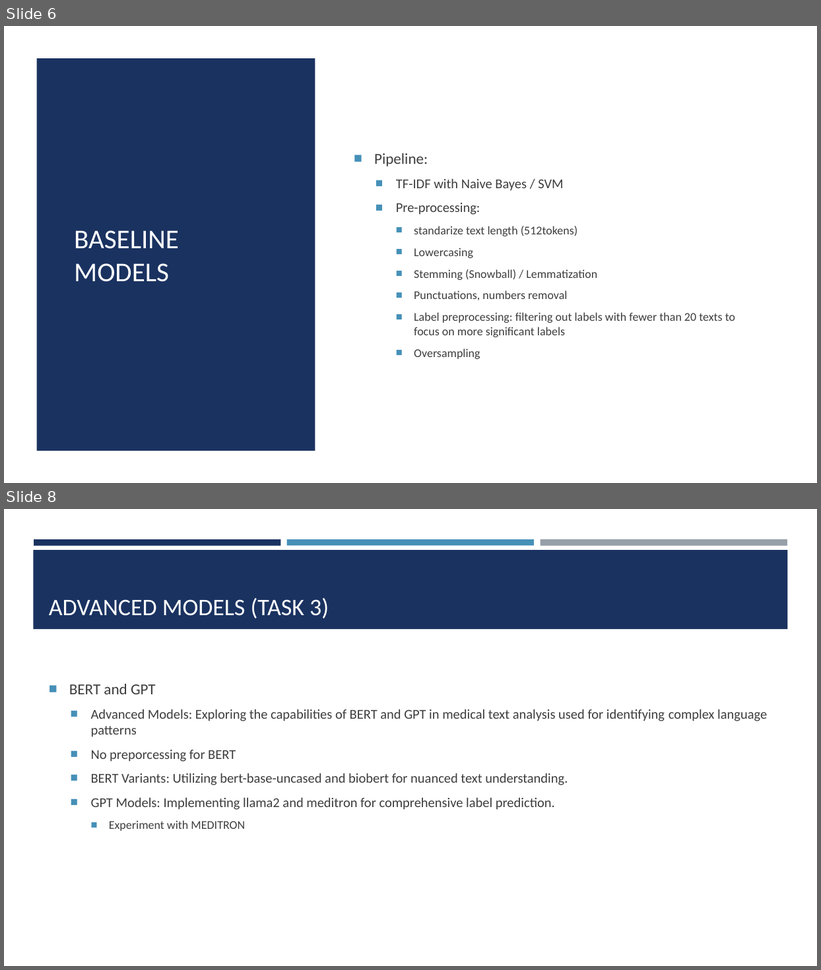
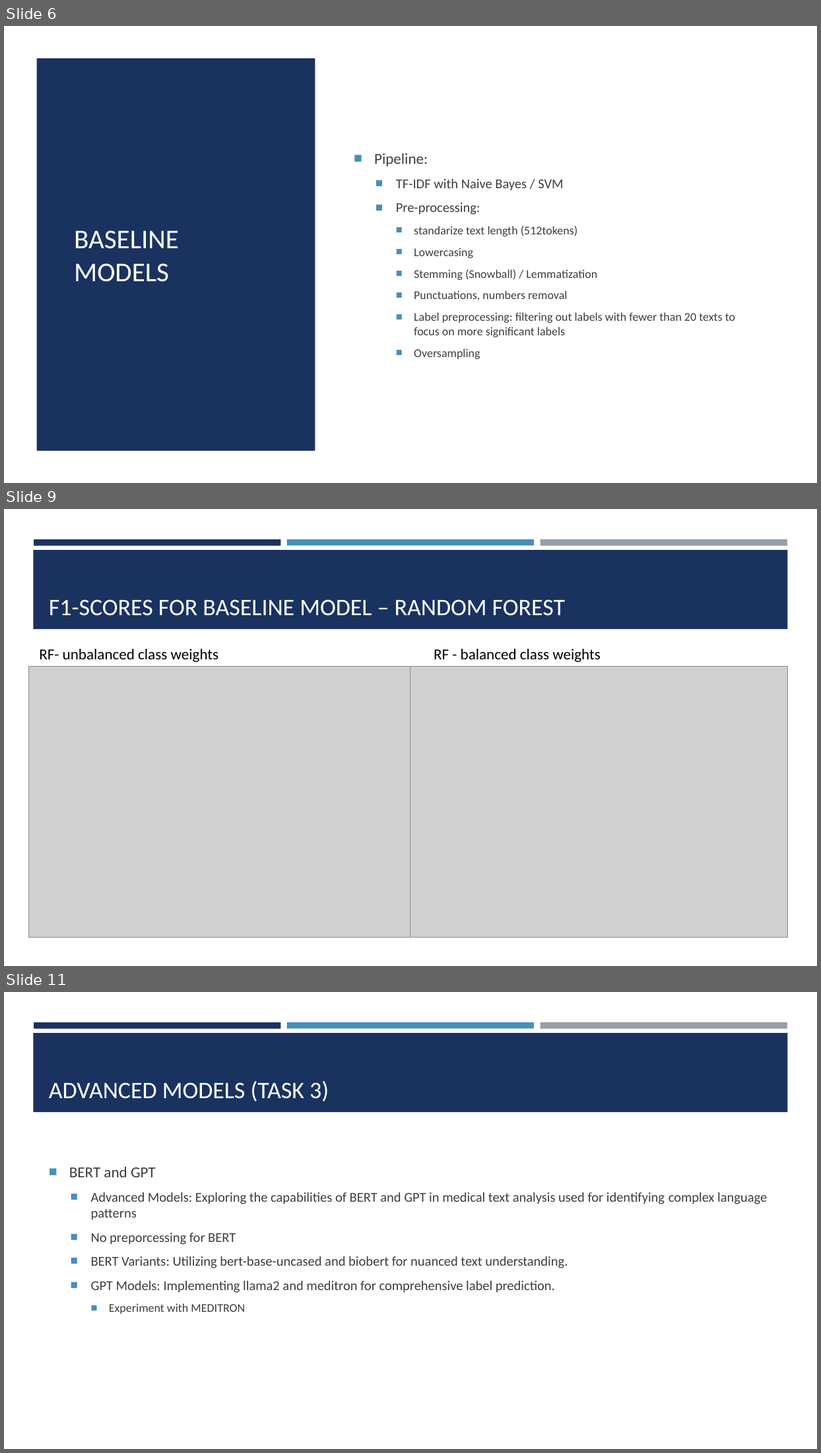
Before and after one commit to josefweibel/nlp-medical-project, a slide deck: presentations/Final Presentation.pptx. Shown one above the other, each under a label of ours: slides 6 and 8 before the commit, slides 6, 9 and 11 after it; the slides between them are not shown. The pictures are 821x970 and 821x1453 pixels, drawn with LibreOffice and Linux fonts; fonts in the diff are those of the drawing; grey boxes stand for pictures. Boxes give left, top, right and bottom in pixels: in the first picture for what was removed or moved away, otherwise in the second. Text is boxed around its words. In the diff, an @@ line names an element or a change of style, - is before the commit and + after.

```diff
--- a/presentations/Final Presentation.pptx
+++ b/presentations/Final Presentation.pptx
@@ slide 9 added at (4,509,817,966), background #FFFFFF; not listed: 4 template elements that a slide beside it also shows @@
@@ title added at (49,599,565,616), 28 pt, text #FFFFFF @@
+F1-SCORES FOR BASELINE MODEL – RANDOM FOREST
@@ picture added at (28,666,411,938) @@
@@ text added at (39,649,219,662), 18 pt, text #000000 @@
+RF- unbalanced class weights
@@ picture added at (406,666,788,938) @@
@@ text added at (434,649,601,662), 18 pt, text #000000 @@
+RF - balanced class weights
@@ what was slide 8 is now slide 11 @@
```
Also in this commit, not shown: 1 slide changed, 2 other slides added, 1 other file.
